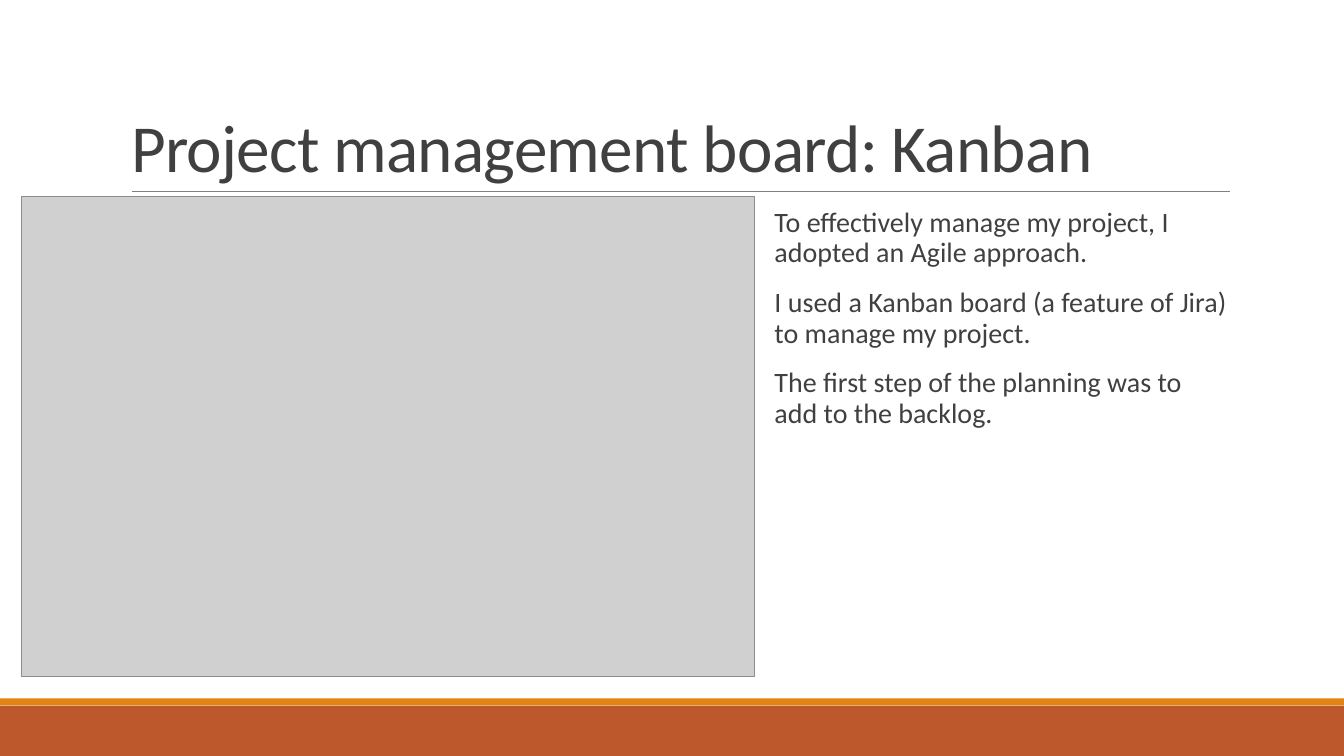
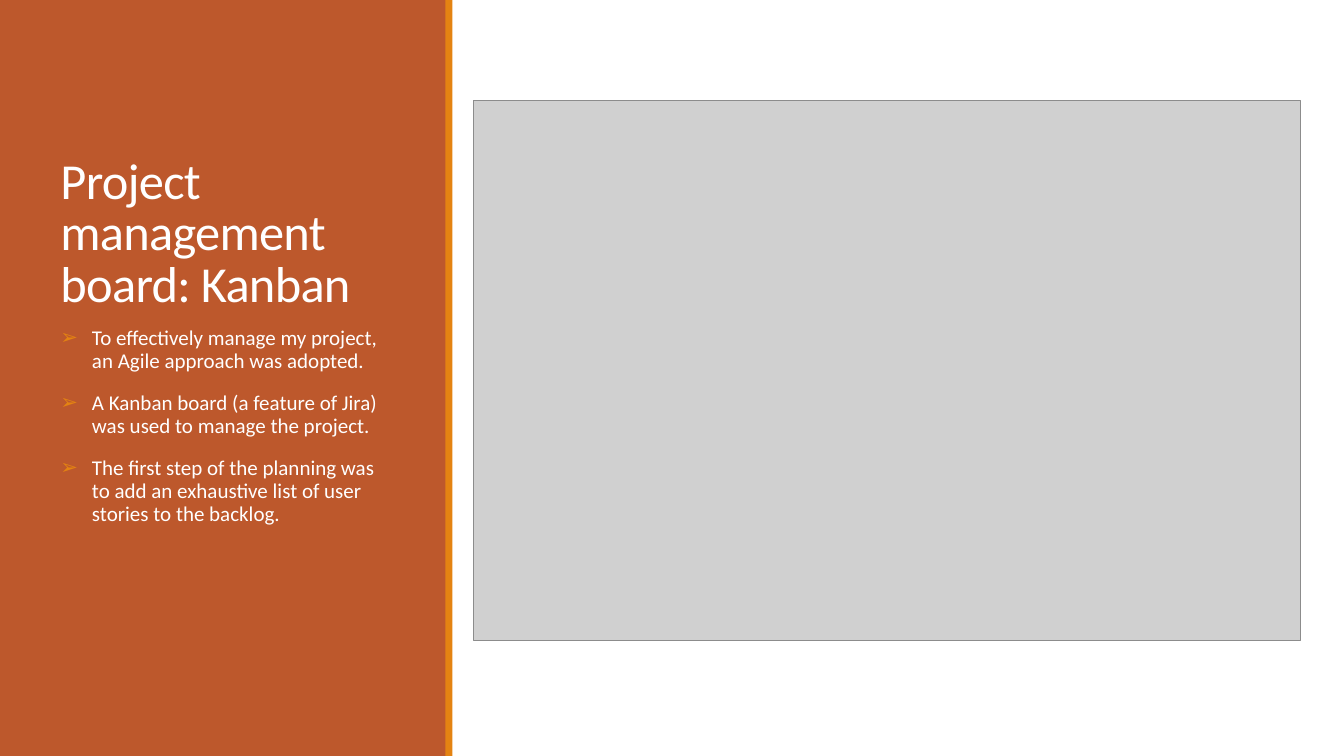
Before and after one commit to ayub96/Project-Inventory-Management-System, a slide deck: slide 12 of Documentation/IMS Project presentation.pptx (slide 10 before the commit). Drawn at 1344x756 pixels with LibreOffice and Linux fonts; fonts in the diff are those of the drawing; grey boxes stand for pictures. Boxes give left, top, right and bottom in pixels: in the first picture for what was removed or moved away, otherwise in the second. Text is boxed around its words. In the diff, an @@ line names an element or a change of style, - is before the commit and + after.

Commit message:
final presentation complete

```diff
--- a/Documentation/IMS Project presentation.pptx
+++ b/Documentation/IMS Project presentation.pptx
@@ rectangle added at (0,0,447,756), fill #BD582C @@
@@ rectangle added at (446,0,453,756), fill #E48312 @@
@@ title "Project management board: Kanban": place and size @@
-title "Project management board: Kanban" at (131,125,1092,184)
+title "Project management board: Kanban" at (60,164,351,303)
@@ title "Project management board: Kanban" at (60,164,351,303): size 48 to 36 pt, text colour #404040 to #FFFFFF @@
@@ picture: place and size @@
-picture at (21,197,755,677)
+picture at (474,100,1301,640)
@@ line removed from (132, 192) to (1231, 192) @@
@@ text at (92,330,377,525): text changed; size 20 to 15 pt; text colour #404040 to #FFFFFF @@
-  To effectively manage my project, I adopted an Agile approach.
-  I used a Kanban board (a feature of Jira) to manage my project.
-  The first step of the planning was to add to the backlog.
+➢ To effectively manage my project, an Agile approach was adopted.
+➢ A Kanban board (a feature of Jira) was used to manage the project.
+➢ The first step of the planning was to add an exhaustive list of user stories to the backlog.
@@ rectangle removed at (0,706,1344,756) @@
@@ rectangle removed at (0,699,1344,706) @@
```
Also in this commit, not shown: 13 other slides changed, 7 slides added, 6 slides removed, 10 other files.
